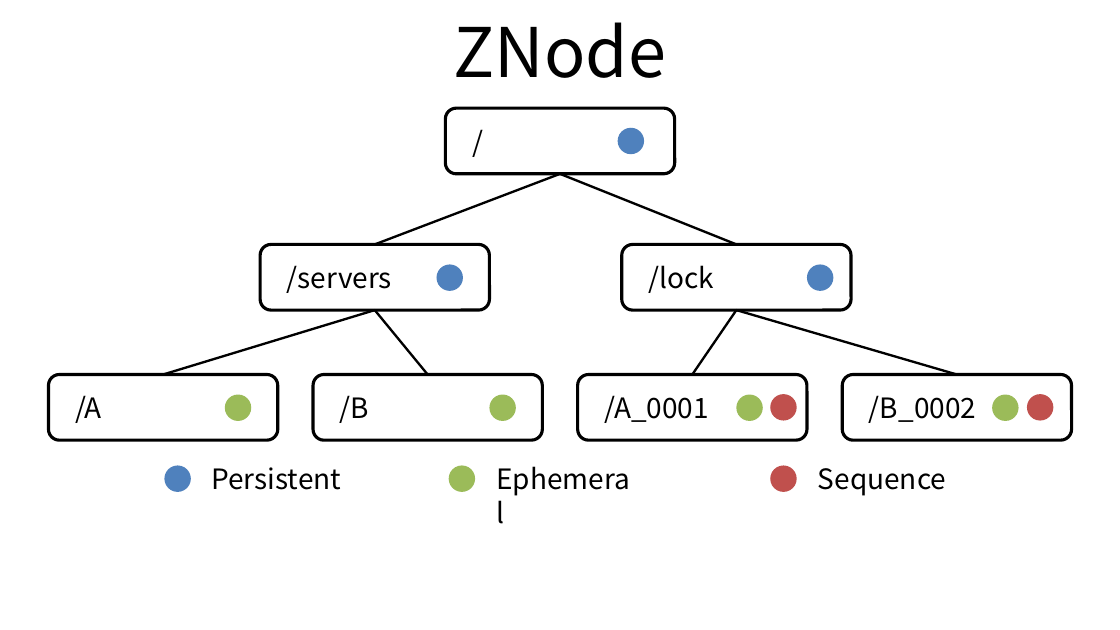
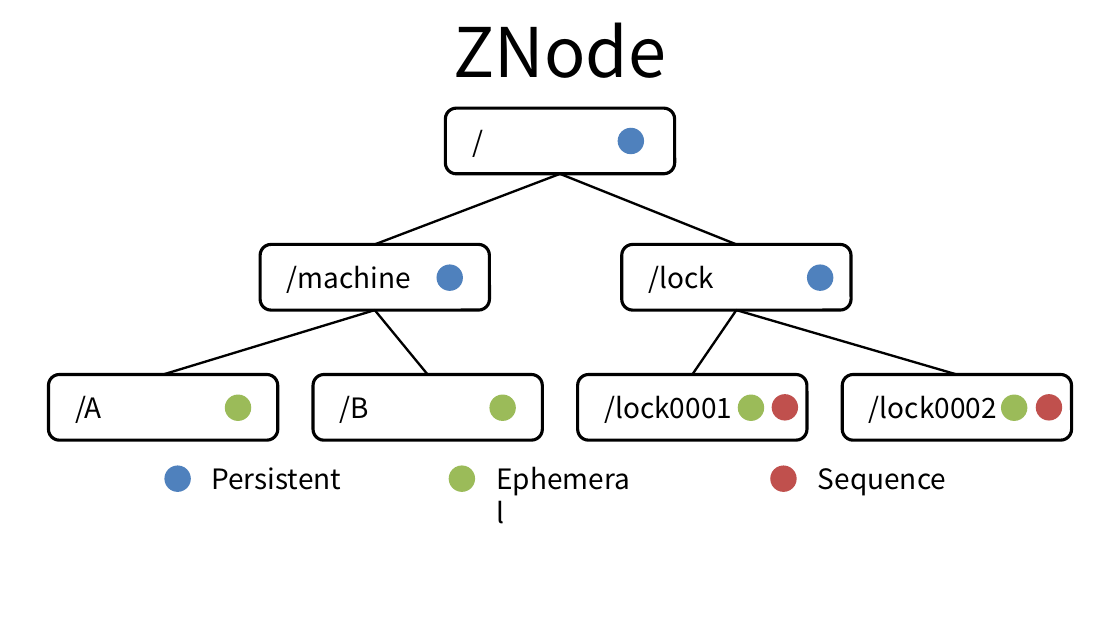
Before and after one commit to ssup2/blog-old, a slide deck: slide 1 of images/theory_analysis/ZooKeeper/ZooKeeper.pptx. Drawn at 1120x630 pixels with LibreOffice and Linux fonts; fonts in the diff are those of the drawing. Boxes give left, top, right and bottom in pixels: in the first picture for what was removed or moved away, otherwise in the second. Text is boxed around its words. In the diff, an @@ line names an element or a change of style, - is before the commit and + after.

```diff
--- a/images/theory_analysis/ZooKeeper/ZooKeeper.pptx
+++ b/images/theory_analysis/ZooKeeper/ZooKeeper.pptx
@@ text in rounded rectangle at (x1=287, y1=265, x2=411, y2=293): text changed @@
-/servers
+/machine
@@ text in rounded rectangle at (x1=604, y1=395, x2=732, y2=423): text changed @@
-/A_0001
+/lock0001
@@ text in rounded rectangle at (x1=869, y1=395, x2=997, y2=423): text changed @@
-/B_0002
+/lock0002
@@ ellipse moved from (x1=992, y1=394, x2=1019, y2=421) to (x1=1001, y1=394, x2=1028, y2=421) @@
@@ ellipse moved from (x1=1027, y1=394, x2=1054, y2=421) to (x1=1036, y1=394, x2=1063, y2=421) @@
```
Also in this commit, not shown: 2 other files.
